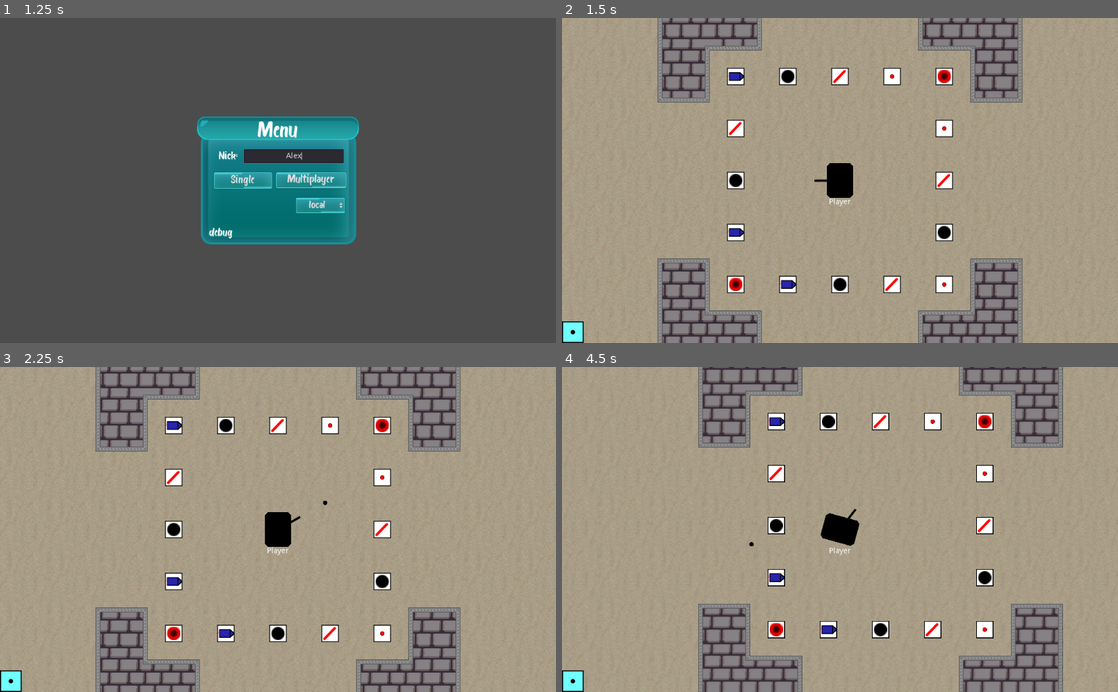
Above: before the commit, frames 1-4 (two rows, left to right).
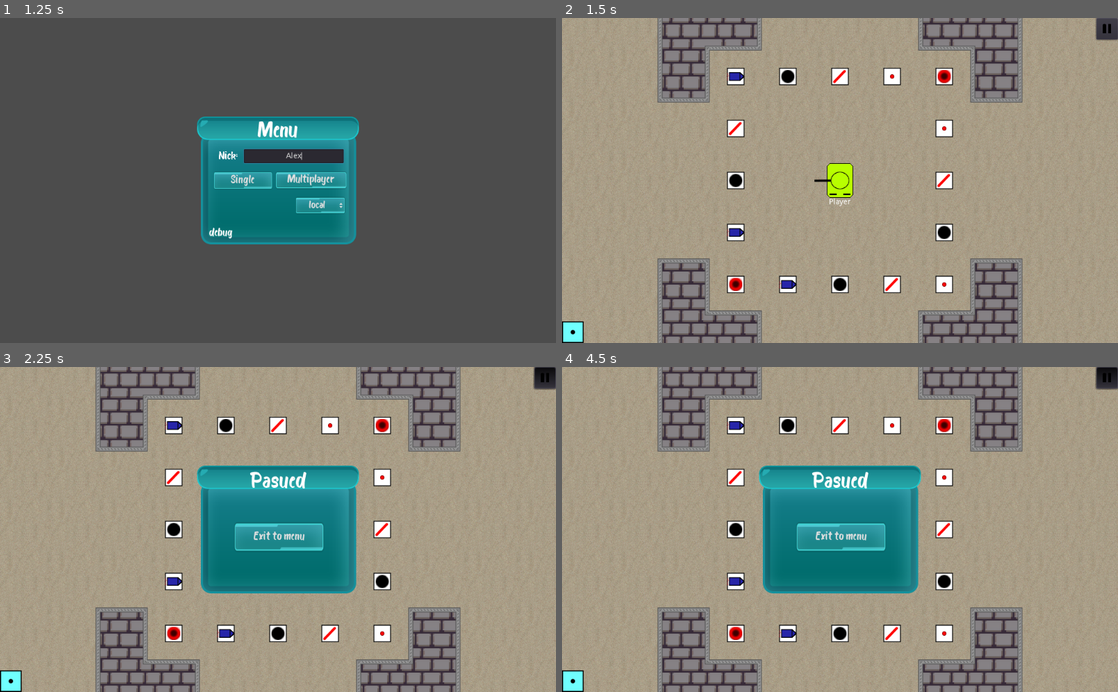
Above: after the commit, the same moments.

Repository: mm-102/godot_tanks
Game: Godot game, scene res://GameModeMaster.tscn
Two runs of this game, one before a commit and one after it. Both use one fixed random seed, a clock stepped at 60 frames per second and the inputs below.
Inputs (mouse positions are in pixels of both pictures, inside the frame that each line leads up to):
- Up to frame 1 (1.25 s): click (294, 154) at 0.52 s; type "Alex" at 0.6 s
- Up to frame 2 (1.5 s): click "Single" at 1.25 s
- Up to frame 3 (2.25 s): click (544, 376) at 2.02 s
- Up to frame 4 (4.5 s): tap Enter at 2.75 s; move the mouse to (962, 513) at 2.77 s; hold D (p_right) 2.78-3.53 s; hold Tab (Scoreboard) 2.78-3.53 s; move the mouse to (728, 545) at 3.52 s; hold S (p_backward) 3.53-4.28 s; click (728, 545) at 3.6 s; move the mouse to (895, 458) at 4.27 s; hold D (p_right) from 4.28 s (still down); hold 1 (p_slot_0) from 4.28 s (still down)

Frame 1 is identical in both runs. In frame 2, 0.7% of the frame differs, in the area x 47-100%, y 0-56%; in frame 3, 11%; in frame 4, 34%, in the area x 0-100%, y 0-100%.

Commit message:
Fix pause button not visible & player color on singleplayer

Diff:
--- a/Interface/Menu.gd
+++ b/Interface/Menu.gd
@@ -42,6 +42,8 @@
 
 func _on_SingleplayerButton_pressed():
 	master_n.nick = $"%PlayerNickInput".text
+	rng.randomize()
+	master_n.player_color = Color.from_hsv(rng.randf(), 1.0, 1.0) # temp
 	master_n.game_mode(0)
 	save_data($"%PlayerNickInput".text, $"%OptionButton".get_selected())
 	queue_free()
--- a/Player/Player_GUI/Pause.gd
+++ b/Player/Player_GUI/Pause.gd
@@ -15,4 +15,4 @@
 	var is_multiplayer = master_n.is_multiplayer
 	if !(is_multiplayer):
 		get_tree().paused = button_pressed
-	set_visible(button_pressed)
+	$PauseWindow.set_visible(button_pressed)
--- a/Player/Player_GUI/Pause.tscn
+++ b/Player/Player_GUI/Pause.tscn
@@ -8,9 +8,10 @@
 [sub_resource type="StyleBoxEmpty" id=1]
 
 [node name="Pause" type="PanelContainer"]
-visible = false
+pause_mode = 2
 anchor_right = 1.0
 anchor_bottom = 1.0
+mouse_filter = 2
 custom_styles/panel = SubResource( 1 )
 script = ExtResource( 4 )
 __meta__ = {
@@ -18,6 +19,7 @@
 }
 
 [node name="PauseWindow" type="TextureRect" parent="."]
+visible = false
 margin_left = 363.0
 margin_top = 182.0
 margin_right = 661.0
